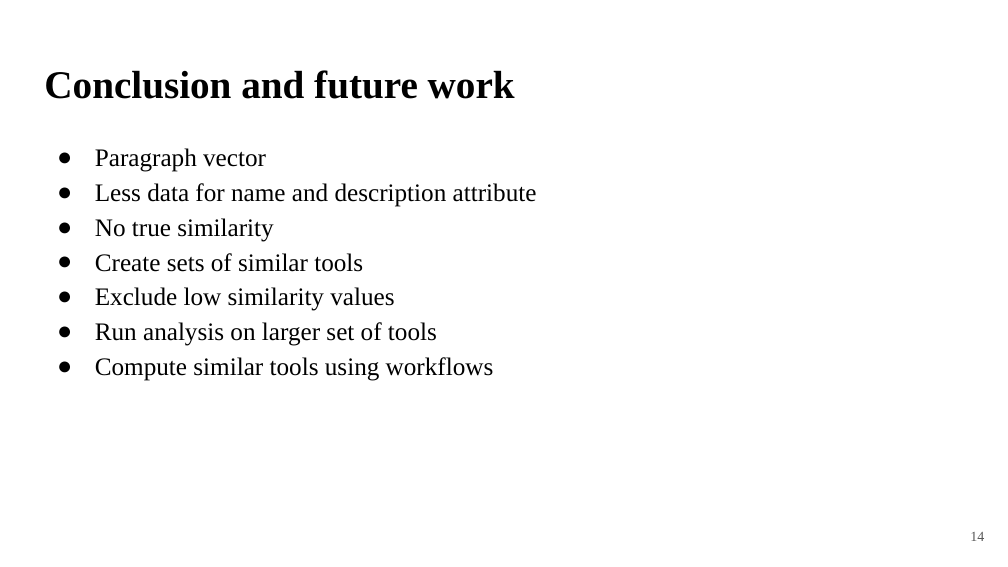
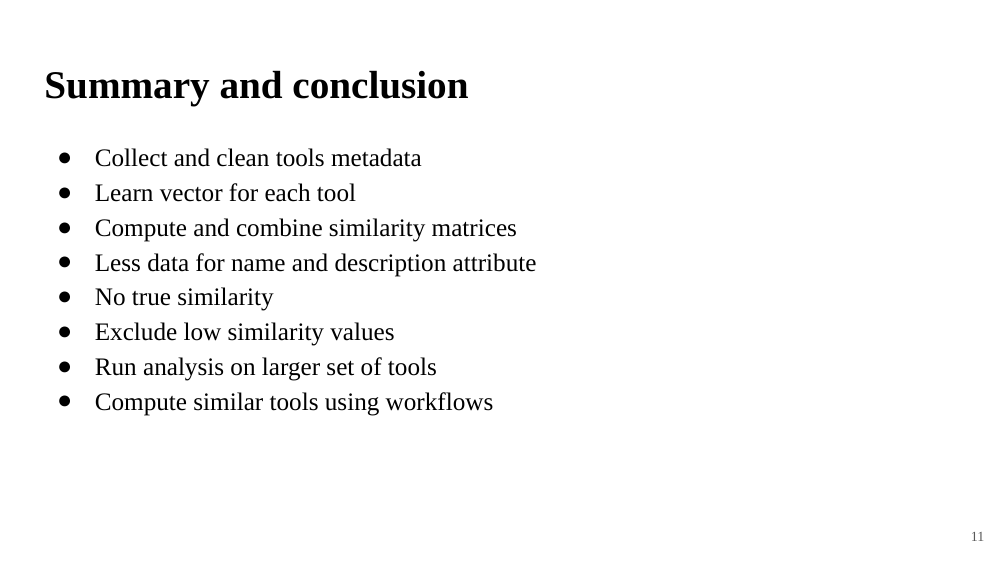
Before and after one commit to anuprulez/latex_master_thesis, a slide deck: slide 11 of Presentation_figures/MasterThesisPresentation.pptx (slide 14 before the commit). Drawn at 1008x567 pixels with LibreOffice and Linux fonts; fonts in the diff are those of the drawing. Boxes give left, top, right and bottom in pixels: in the first picture for what was removed or moved away, otherwise in the second. Text is boxed around its words. In the diff, an @@ line names an element or a change of style, - is before the commit and + after.

```diff
--- a/Presentation_figures/MasterThesisPresentation.pptx
+++ b/Presentation_figures/MasterThesisPresentation.pptx
@@ title at (44, 70, 468, 105): text changed @@
-Conclusion and future work
+Summary and conclusion
@@ text at (95, 148, 517, 242): text changed @@
-● Paragraph vector
+● Collect and clean tools metadata
+● Learn vector for each tool
+● Compute and combine similarity matrices
@@ text at (95, 253, 363, 272): paragraph removed @@
-● Create sets of similar tools
@@ page number at (971, 532, 984, 541): text changed @@
-14
+11
```
Also in this commit, not shown: 21 other slides changed, 3 slides added, 4 slides removed, 3 other files.
